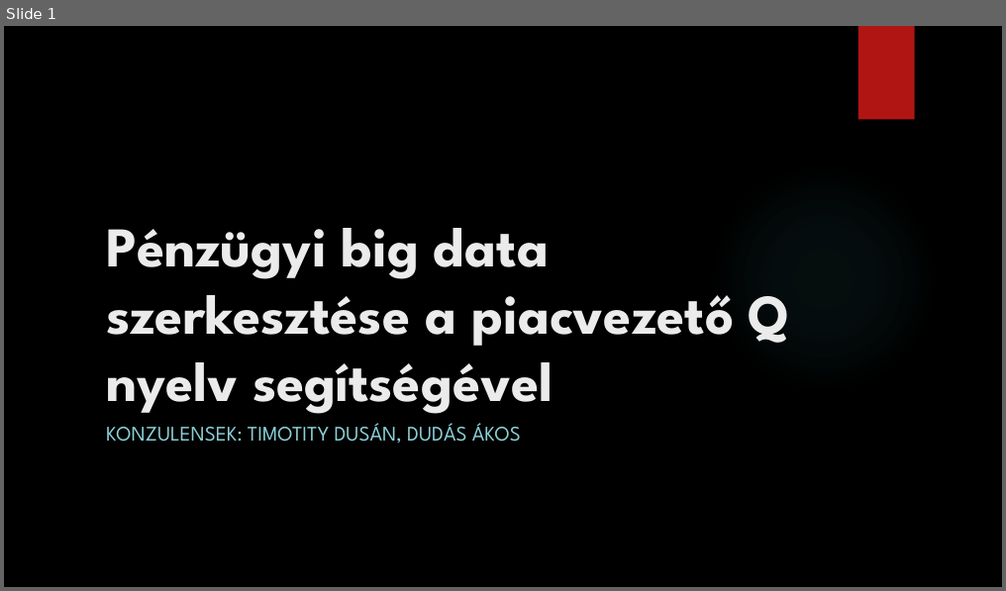
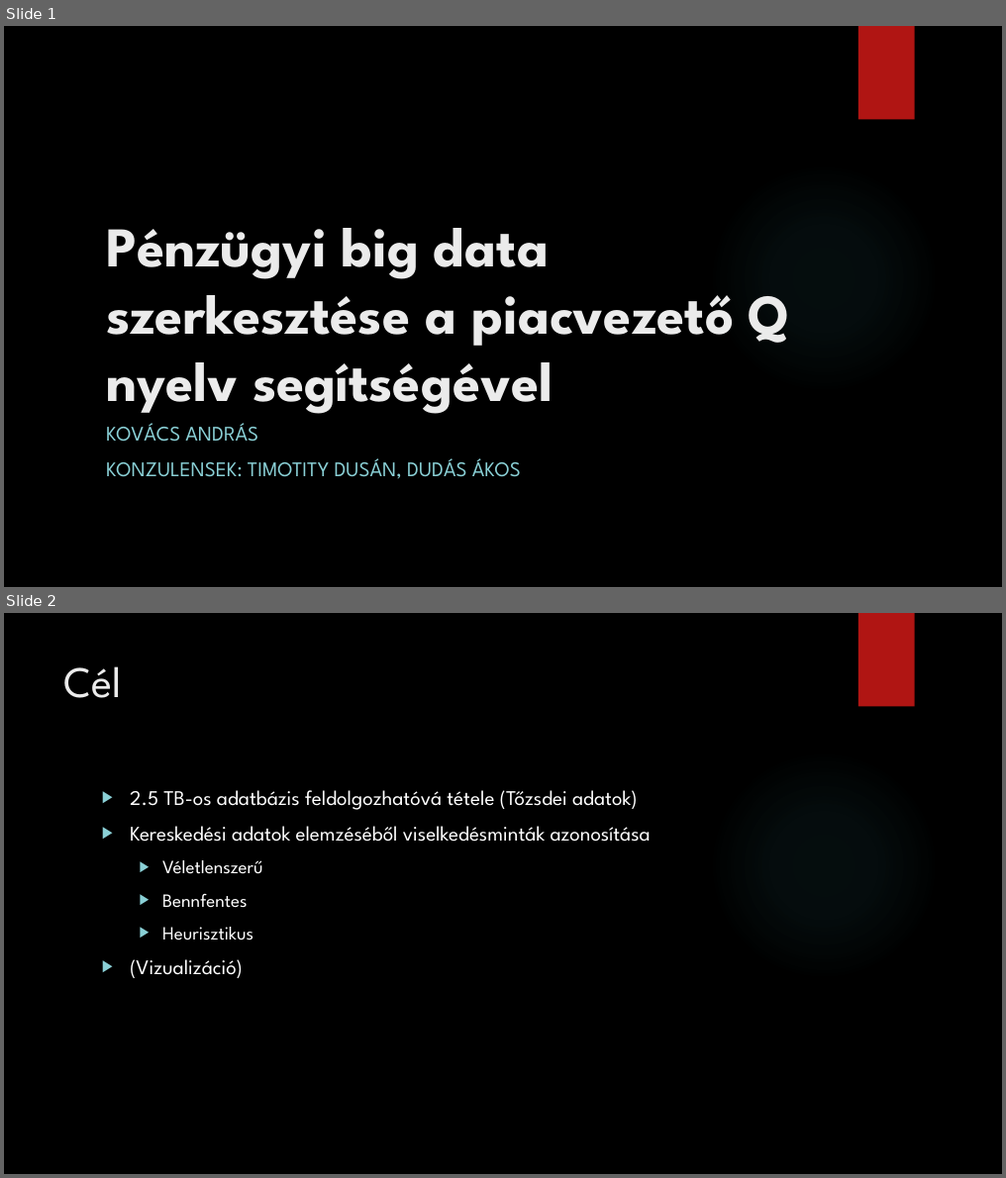
Before and after one commit to kovand11/Msc-Onlab2, a slide deck: Presentation/Pénzügyi big data szerkesztése.pptx. Shown one above the other, each under a label of ours: slide 1 before the commit, slides 1 and 2 after it. The pictures are 1006x591 and 1006x1178 pixels, drawn with LibreOffice and Linux fonts; fonts in the diff are those of the drawing; background and template pictures are left out. Boxes give left, top, right and bottom in pixels: in the first picture for what was removed or moved away, otherwise in the second. Text is boxed around its words. In the diff, an @@ line names an element or a change of style, - is before the commit and + after.

```diff
--- a/Presentation/Pénzügyi big data szerkesztése.pptx
+++ b/Presentation/Pénzügyi big data szerkesztése.pptx
@@ slide 2 added at [4, 613, 1002, 1174], background picture (left out); not listed: 2 template elements that a slide beside it also shows @@
@@ title added at [64, 666, 122, 698], 42 pt, text #EBEBEB @@
+Cél
@@ text added at [130, 790, 650, 978], 20 pt, text #FFFFFF @@
+▶ 2.5 TB-os adatbázis feldolgozhatóvá tétele (Tőzsdei adatok)
+▶ Kereskedési adatok elemzéséből viselkedésminták azonosítása
+  ▶ Véletlenszerű
+  ▶ Bennfentes
+  ▶ Heurisztikus
+▶ (Vizualizáció)
@@ slide 1 changed as well @@
@@ subtitle at [106, 423, 258, 442]: paragraph added @@
+KOVÁCS ANDRÁS
```
Also in this commit, not shown: 9 other slides added, 1 slide removed, 10 other files.
